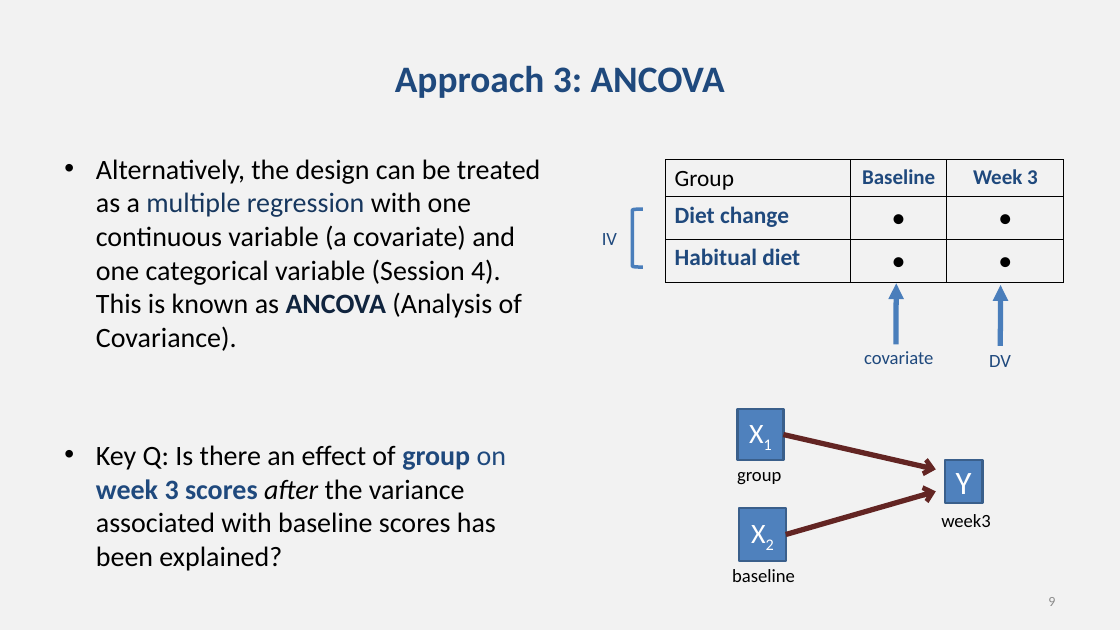
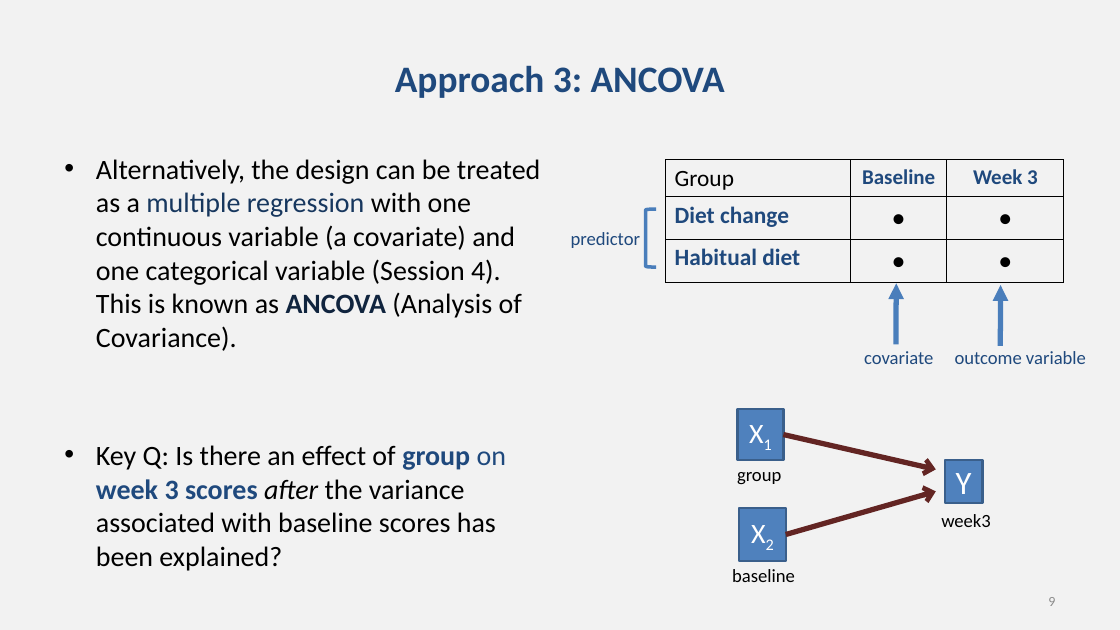
Before and after one commit to chrisjberry/datafluencyCB, a slide deck: slide 9 of docs/slides/PSYC753_L7_PrePostData.pptx. Drawn at 1120x630 pixels with LibreOffice and Linux fonts; fonts in the diff are those of the drawing. Boxes give left, top, right and bottom in pixels: in the first picture for what was removed or moved away, otherwise in the second. Text is boxed around its words. In the diff, an @@ line names an element or a change of style, - is before the commit and + after.

```diff
--- a/docs/slides/PSYC753_L7_PrePostData.pptx
+++ b/docs/slides/PSYC753_L7_PrePostData.pptx
@@ left bracket: place and size @@
-left bracket at box(633, 209, 644, 267)
+left bracket at box(645, 209, 656, 267)
@@ text at box(571, 232, 641, 248): text changed @@
-IV
+predictor
@@ text at box(955, 351, 1086, 364): text changed @@
-DV
+outcome variable
```
Also in this commit, not shown: 8 other slides changed.
